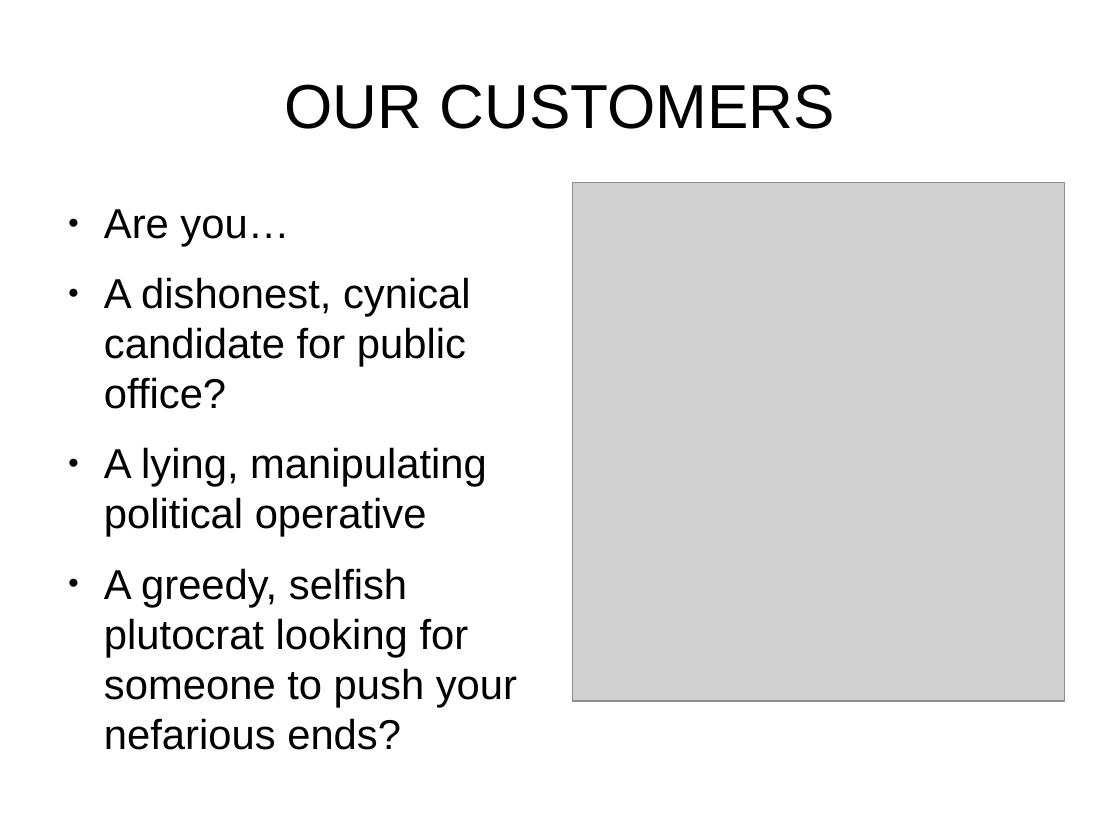
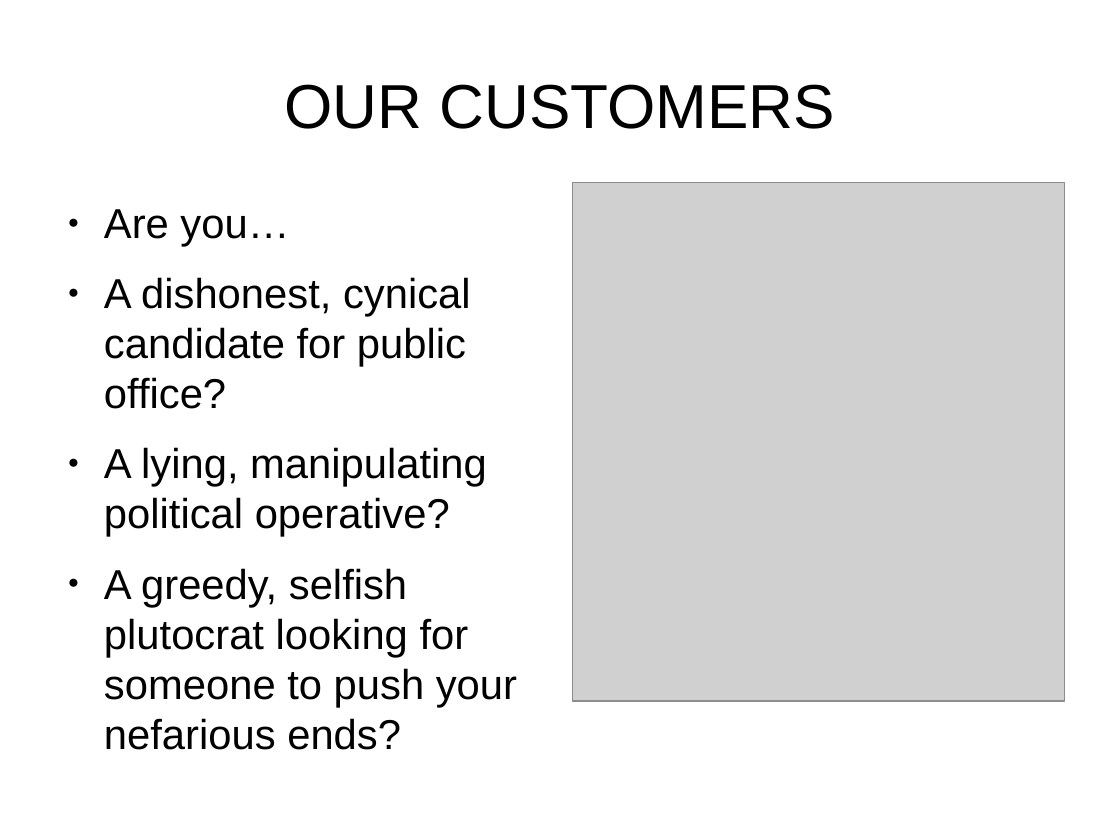
Before and after one commit to battywombat/Elections, a slide deck: slide 2 of presentation.odp. Drawn at 1120x840 pixels with LibreOffice and Linux fonts; fonts in the diff are those of the drawing; grey boxes stand for pictures. Boxes give left, top, right and bottom in pixels: in the first picture for what was removed or moved away, otherwise in the second. Text is boxed around its words. In the diff, an @@ line names an element or a change of style, - is before the commit and + after.

```diff
--- a/presentation.odp
+++ b/presentation.odp
@@ text at [104, 447, 487, 537]: text changed @@
-● A lying, manipulating political operative
+● A lying, manipulating political operative?
```
Also in this commit, not shown: 1 other slide changed, 1 slide added.
